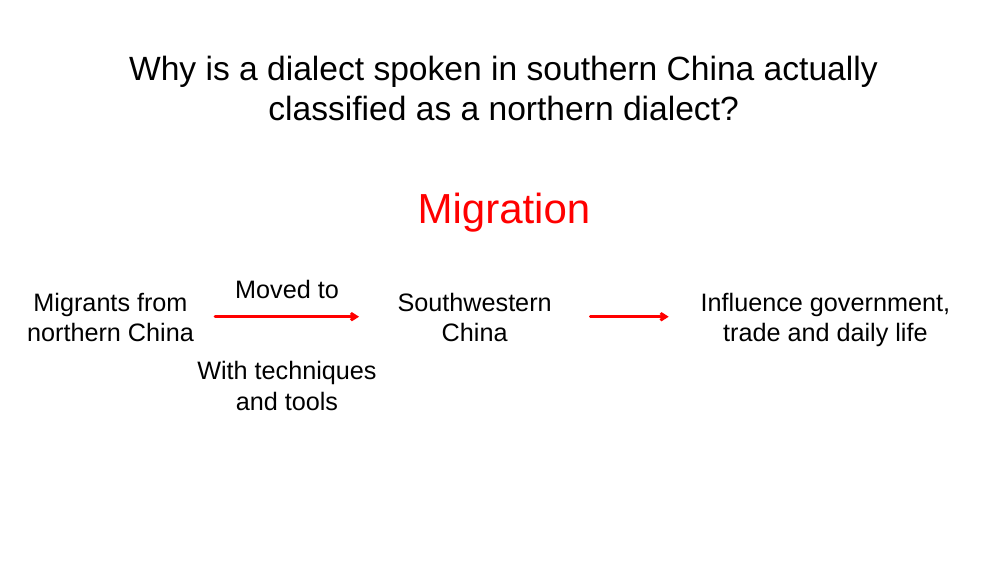
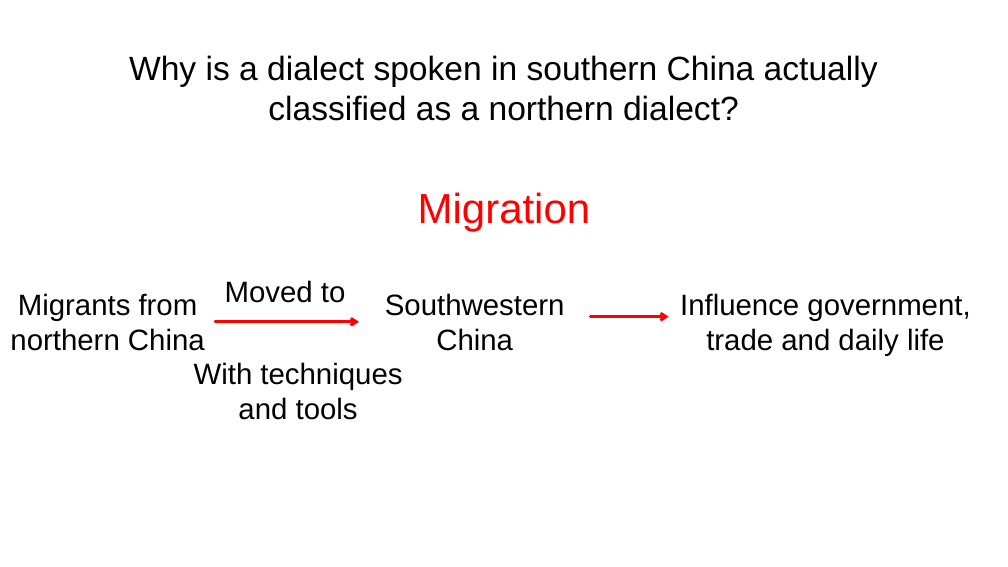
Before and after one commit to poembelief4/note, a slide deck: slide 7 of 南科大/SE2/presentation.pptx. Drawn at 1008x567 pixels with LibreOffice and Linux fonts; fonts in the diff are those of the drawing. Boxes give left, top, right and bottom in pixels: in the first picture for what was removed or moved away, otherwise in the second. Text is boxed around its words. In the diff, an @@ line names an element or a change of style, - is before the commit and + after.

```diff
--- a/南科大/SE2/presentation.pptx
+++ b/南科大/SE2/presentation.pptx
@@ text "Moved to": place and size @@
-text "Moved to" at [235, 279, 339, 299]
+text "Moved to" at [225, 280, 345, 303]
@@ arrow moved from (215, 317) - (359, 317) to (215, 322) - (359, 322) @@
@@ size 24 to 28 pt in 5 elements at [680, 293, 970, 356], [385, 293, 565, 351], [10, 293, 205, 351], [225, 280, 345, 303], [194, 362, 402, 420] @@
```
Also in this commit, not shown: 1 other slide changed.
